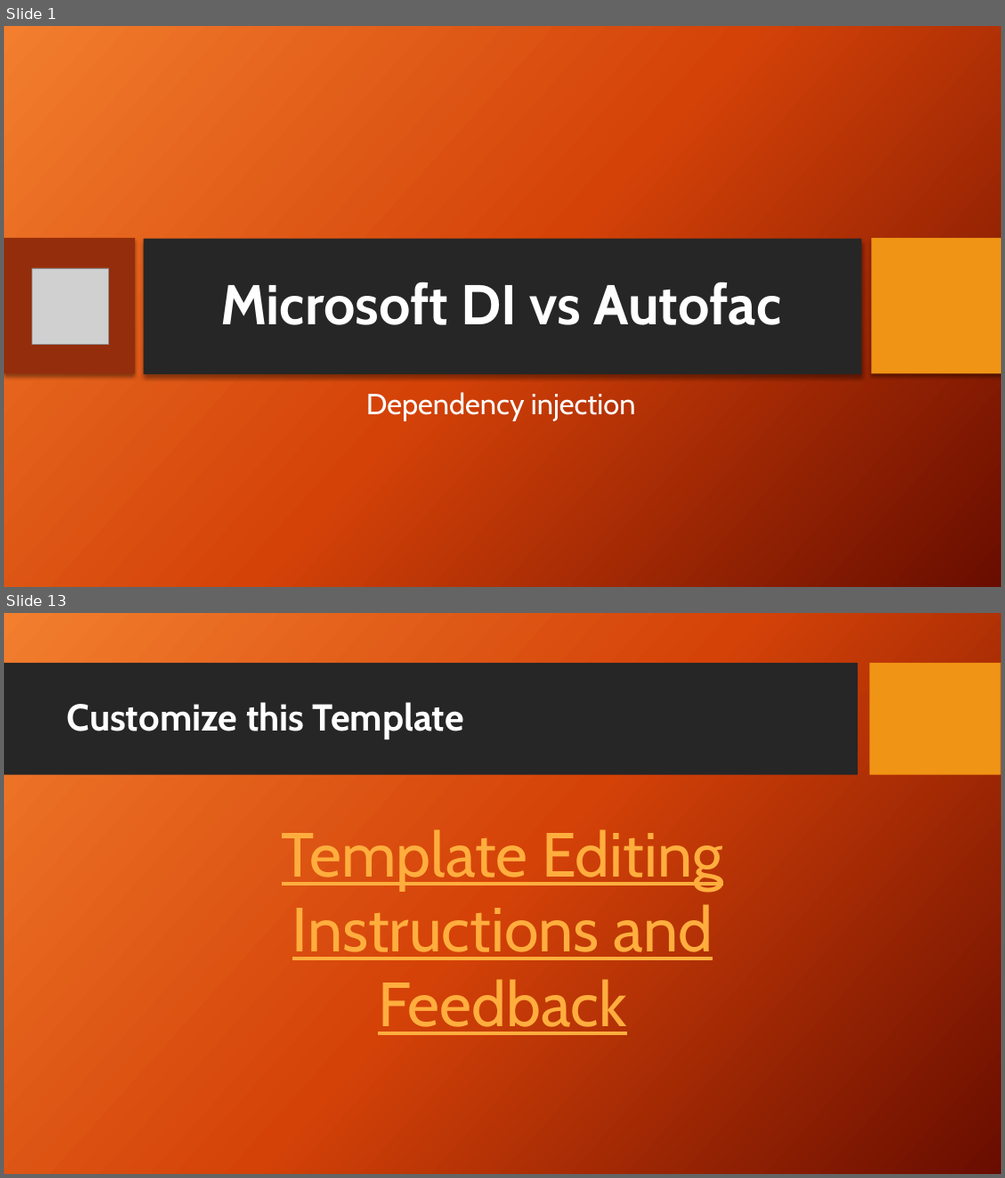
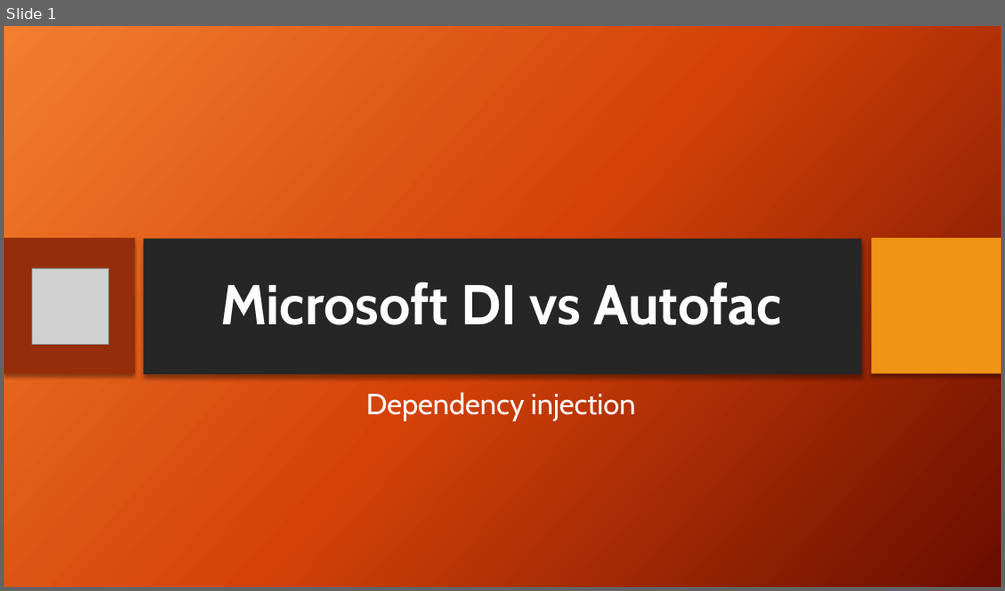
Before and after one commit to mohashan/MicrosoftDI_vs_Autofac, a slide deck: Microsoft DI vs Autofac.pptx. Shown one above the other, each under a label of ours: slides 1 and 13 before the commit, slide 1 after it; the slides between them are not shown. The pictures are 1005x1178 and 1005x591 pixels, drawn with LibreOffice and Linux fonts; fonts in the diff are those of the drawing; grey boxes stand for pictures; background and template pictures are left out. Boxes give left, top, right and bottom in pixels: in the first picture for what was removed or moved away, otherwise in the second. Text is boxed around its words. In the diff, an @@ line names an element or a change of style, - is before the commit and + after.

```diff
--- a/Microsoft DI vs Autofac.pptx
+++ b/Microsoft DI vs Autofac.pptx
@@ slide 13 removed at bbox=[4, 613, 1001, 1174], background picture (left out) @@
@@ rectangle removed at bbox=[4, 663, 858, 775] @@
@@ rectangle removed at bbox=[870, 663, 1001, 775] @@
@@ title removed at bbox=[67, 702, 464, 739] @@
-Customize this Template
@@ text removed at bbox=[282, 829, 723, 1035] @@
-Template Editing Instructions and Feedback
```
Also in this commit, not shown: 2 slides changed, 11 slides added, 9 other slides removed, 3 other files.
